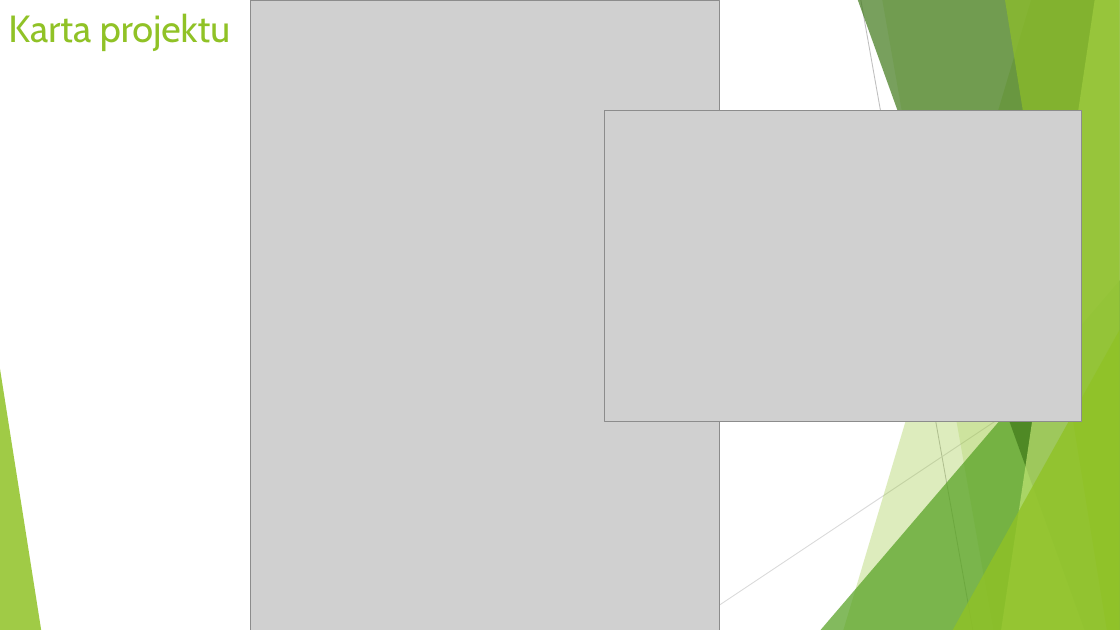
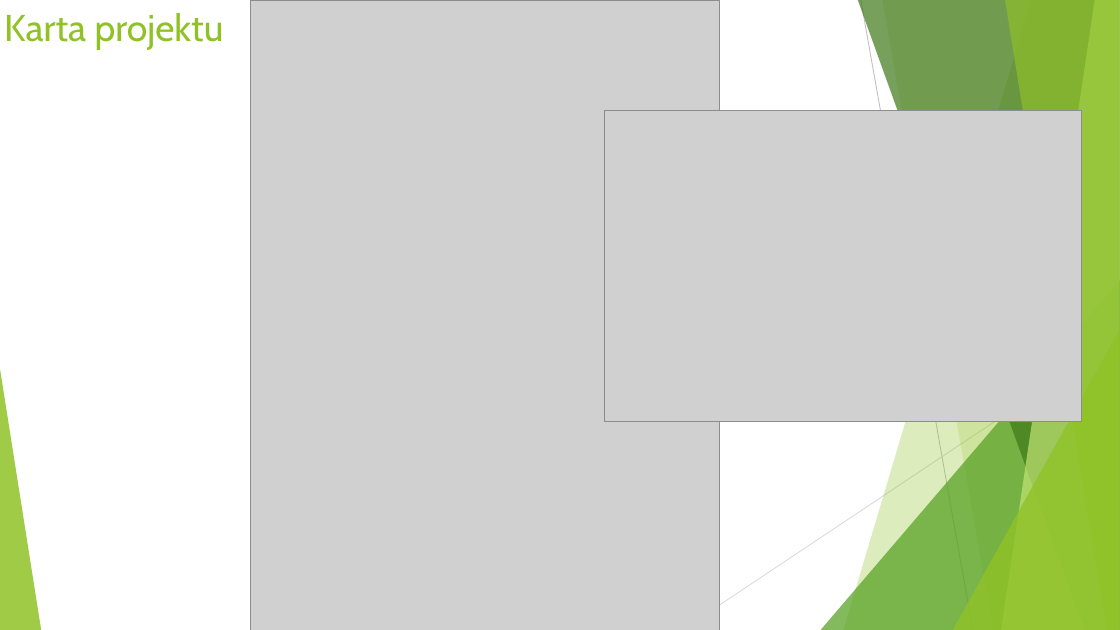
Before and after one commit to rprusak/drzewpol, a slide deck: slide 8 of Drzewpol.pptx. Drawn at 1120x630 pixels with LibreOffice and Linux fonts; fonts in the diff are those of the drawing; grey boxes stand for pictures. Boxes give left, top, right and bottom in pixels: in the first picture for what was removed or moved away, otherwise in the second. Text is boxed around its words. In the diff, an @@ line names an element or a change of style, - is before the commit and + after.

```diff
--- a/Drzewpol.pptx
+++ b/Drzewpol.pptx
@@ title "Karta projektu" at bbox=[4, 13, 224, 49]: size 32.4 to 32 pt @@
```
Also in this commit, not shown: 12 other slides changed.
